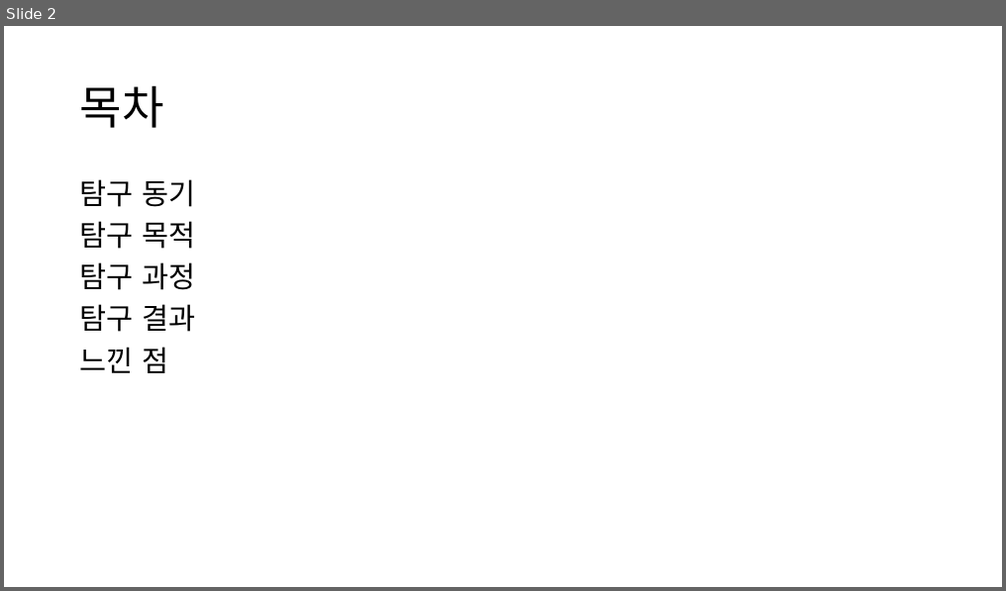
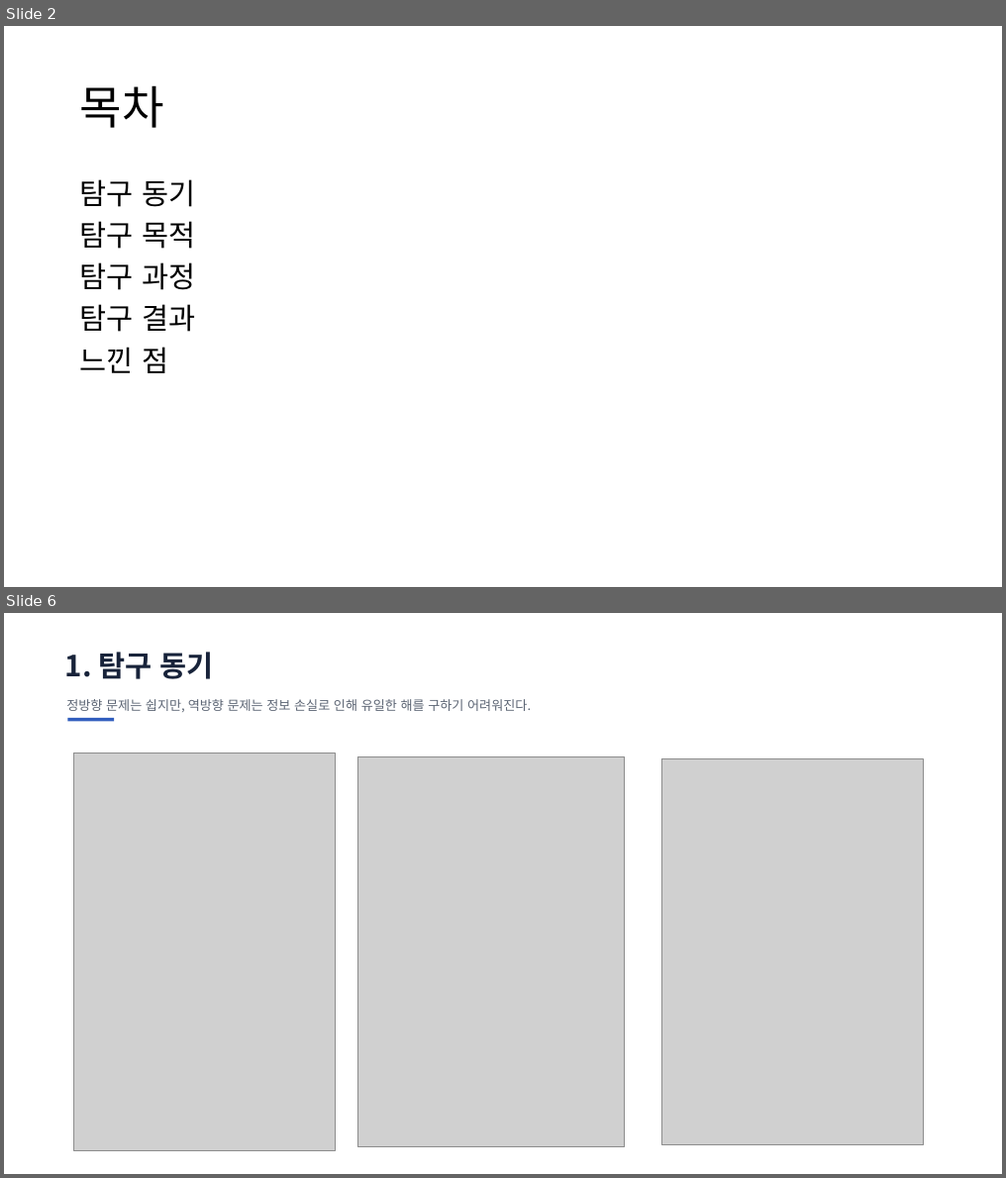
Before and after one commit to ohyunu525/KK-AI, a slide deck: Documents/보고서 파일.pptx. Shown one above the other, each under a label of ours: slide 2 before the commit, slides 2 and 6 after it; the slides between them are not shown. The pictures are 1006x591 and 1006x1178 pixels, drawn with LibreOffice and Linux fonts; fonts in the diff are those of the drawing; grey boxes stand for pictures. Boxes give left, top, right and bottom in pixels: in the first picture for what was removed or moved away, otherwise in the second. Text is boxed around its words. In the diff, an @@ line names an element or a change of style, - is before the commit and + after.

```diff
--- a/Documents/보고서 파일.pptx
+++ b/Documents/보고서 파일.pptx
@@ slide 6 added at box(4, 613, 1002, 1174), background #FFFFFF @@
@@ text added at box(65, 652, 214, 679), 28 pt, text #18233A, bold @@
+1. 탐구 동기
@@ text added at box(66, 699, 531, 712), 12.5 pt, text #5C6574 @@
+정방향 문제는 쉽지만, 역방향 문제는 정보 손실로 인해 유일한 해를 구하기 어려워진다.
@@ rectangle added at box(67, 718, 114, 721), fill #315EBE @@
@@ picture added at box(73, 754, 336, 1152) @@
@@ picture added at box(358, 757, 625, 1148) @@
@@ picture added at box(662, 759, 924, 1146) @@
```
Also in this commit, not shown: 2 slides changed, 3 other slides added, 4 other files.
